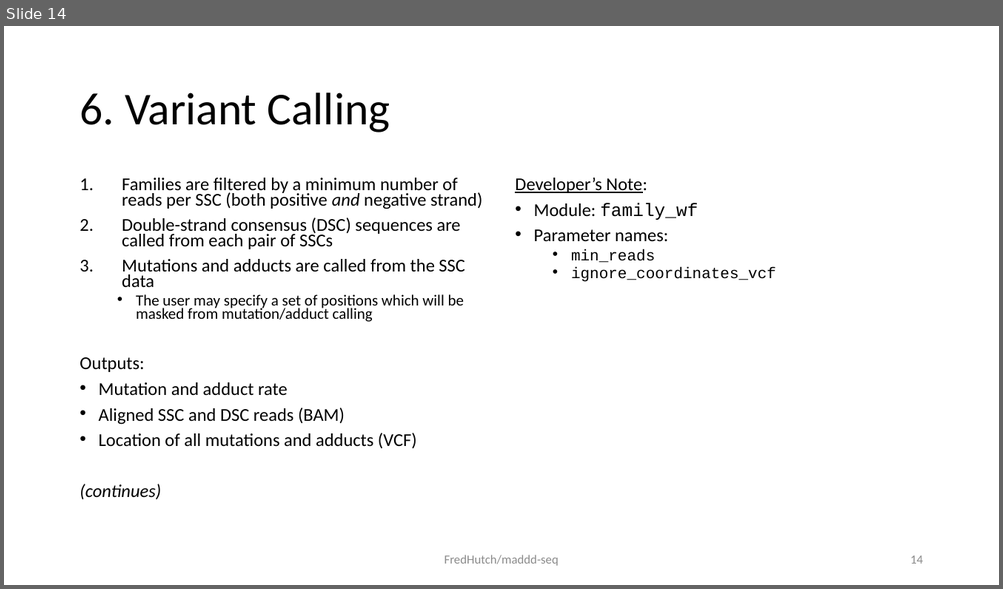
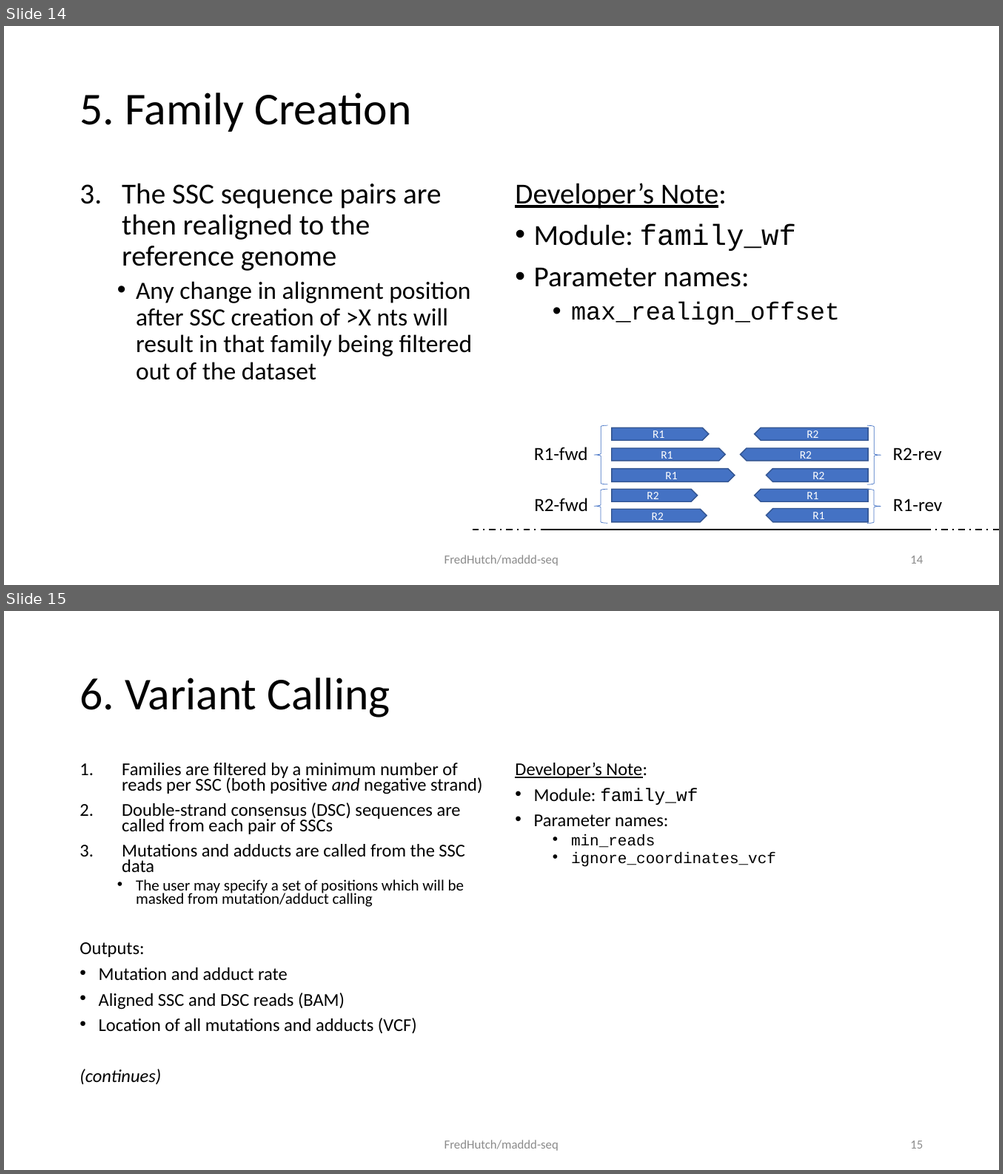
Before and after one commit to FredHutch/maddd-seq, a slide deck: docs/process.schematic.pptx. Shown one above the other, each under a label of ours: slide 14 before the commit, slides 14 and 15 after it. The pictures are 1003x589 and 1003x1174 pixels, drawn with LibreOffice and Linux fonts; fonts in the diff are those of the drawing. Boxes give left, top, right and bottom in pixels: in the first picture for what was removed or moved away, otherwise in the second. Text is boxed around its words. In the diff, an @@ line names an element or a change of style, - is before the commit and + after.

```diff
--- a/docs/process.schematic.pptx
+++ b/docs/process.schematic.pptx
@@ slide 14 added at box(4, 26, 999, 585), background #FFFFFF @@
@@ title added at box(79, 93, 411, 132), 44 pt, text #000000 @@
+5. Family Creation
@@ text added at box(122, 183, 472, 380), 24 pt, text #000000 @@
+3. The SSC sequence pairs are then realigned to the reference genome
+  • Any change in alignment position after SSC creation of >X nts will result in that family being filtered out of the dataset
@@ text added at box(515, 183, 839, 325), 28 pt, text #000000 @@
+Developer’s Note:
+• Module: family_wf
+• Parameter names:
+  • max_realign_offset
@@ text added at box(534, 447, 588, 460), 18 pt, text #000000 @@
+R1-fwd
@@ left brace added at box(595, 426, 609, 485), outline #4472C4 0.5 pt @@
@@ pentagon arrow added at box(612, 428, 708, 441), fill #4472C4, outline #325491 1 pt, 11 pt, text #FFFFFF @@
+R1
@@ pentagon arrow added at box(754, 428, 868, 441), fill #4472C4, outline #325491 1 pt, 11 pt, text #FFFFFF @@
+R2
@@ left brace added at box(868, 426, 882, 485), outline #4472C4 0.5 pt @@
@@ pentagon arrow added at box(612, 469, 734, 483), fill #4472C4, outline #325491 1 pt, 11 pt, text #FFFFFF @@
+R1
@@ pentagon arrow added at box(612, 449, 725, 461), fill #4472C4, outline #325491 1 pt, 11 pt, text #FFFFFF @@
+R1
@@ pentagon arrow added at box(740, 449, 868, 461), fill #4472C4, outline #325491 1 pt, 11 pt, text #FFFFFF @@
+R2
@@ pentagon arrow added at box(765, 469, 868, 483), fill #4472C4, outline #325491 1 pt, 11 pt, text #FFFFFF @@
+R2
@@ text added at box(893, 448, 942, 460), 18 pt, text #000000 @@
+R2-rev
@@ left brace added at box(595, 489, 608, 524), outline #4472C4 0.5 pt @@
@@ pentagon arrow added at box(612, 489, 697, 502), fill #4472C4, outline #325491 1 pt, 11 pt, text #FFFFFF @@
+R2
@@ pentagon arrow added at box(754, 489, 868, 502), fill #4472C4, outline #325491 1 pt, 11 pt, text #FFFFFF @@
+R1
@@ left brace added at box(868, 490, 881, 525), outline #4472C4 0.5 pt @@
@@ text added at box(534, 498, 588, 511), 18 pt, text #000000 @@
+R2-fwd
@@ pentagon arrow added at box(612, 509, 706, 523), fill #4472C4, outline #325491 1 pt, 11 pt, text #FFFFFF @@
+R2
@@ pentagon arrow added at box(765, 508, 868, 522), fill #4472C4, outline #325491 1 pt, 11 pt, text #FFFFFF @@
+R1
@@ text added at box(893, 499, 942, 511), 18 pt, text #000000 @@
+R1-rev
@@ line added from (546, 531) to (472, 531), #000000 1.5 pt dashed @@
@@ line added from (546, 531) to (930, 531), #000000 1.5 pt @@
@@ line added from (999, 531) to (925, 531), #000000 1.5 pt dashed @@
@@ text added at box(444, 555, 558, 566), 12 pt, text #8C8C8C @@
+FredHutch/maddd-seq
@@ page number added at box(910, 556, 922, 564), 12 pt, text #8C8C8C @@
+14
@@ what was slide 14 is now slide 15 @@
@@ page number at box(910, 1141, 922, 1149): text changed @@
-14
+15
```
Also in this commit, not shown: 1 slide changed.
